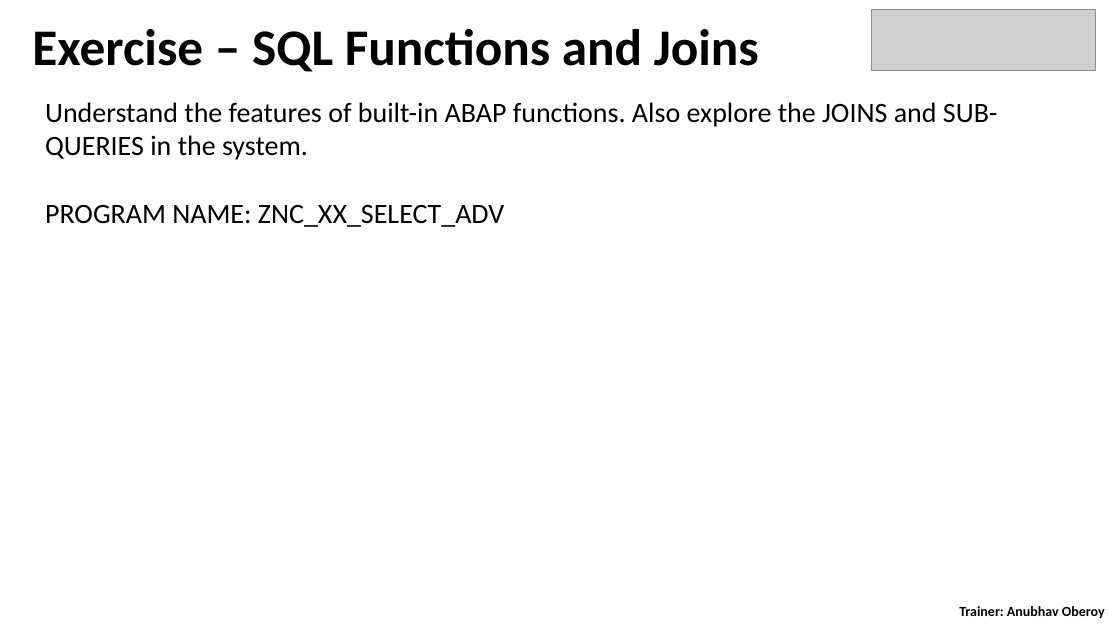
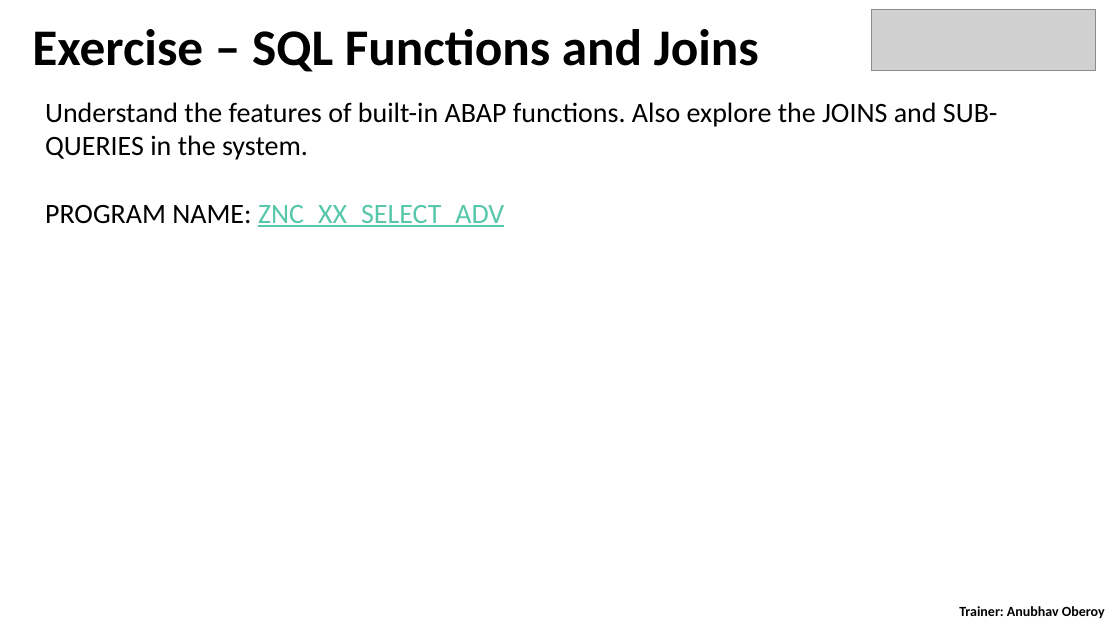
Before and after one commit to Grayser93/S4D400_Introduction_to_ABAP_on_S4HANA, a slide deck: slide 6 of day 4/S4D400 - Day 4.pptx. Drawn at 1120x630 pixels with LibreOffice and Linux fonts; fonts in the diff are those of the drawing; grey boxes stand for pictures. Boxes give left, top, right and bottom in pixels: in the first picture for what was removed or moved away, otherwise in the second. Text is boxed around its words. In the diff, an @@ line names an element or a change of style, - is before the commit and + after.

Commit message:
S4D400 ABAP Programming on S/4HANA

```diff
--- a/day 4/S4D400 - Day 4.pptx
+++ b/day 4/S4D400 - Day 4.pptx
@@ text at <box>45,205,504,227</box>: text colour #000000 to #56C7AA, underline on in "ZNC_XX_SELECT_ADV" @@
```
Also in this commit, not shown: 6 other slides changed, 3 other files.
